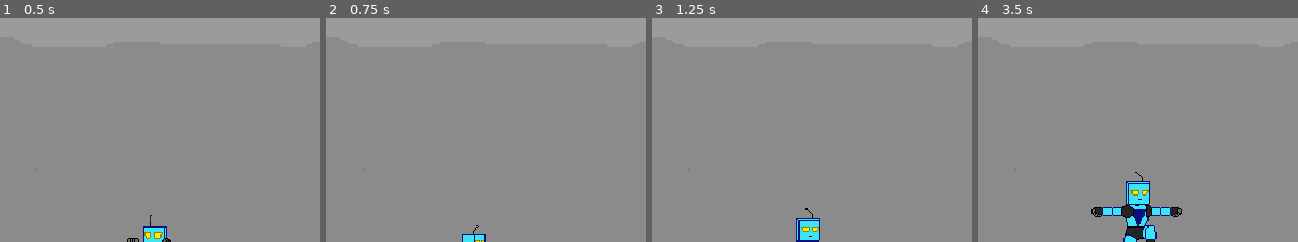
Above: before the commit, frames 1-4 (left to right).
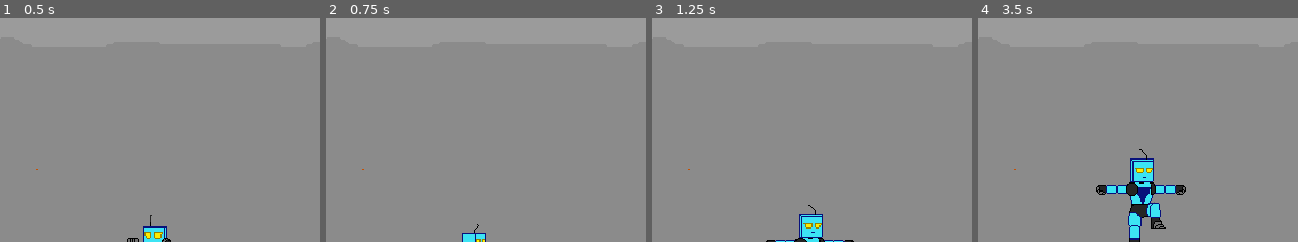
Above: after the commit, the same moments.

Repository: garethdavisrogers/RobotQuest-Depracated-
Game: Godot game, scene res://Game.tscn
Two runs of this game, one before a commit and one after it. Both use one fixed random seed, a clock stepped at 60 frames per second and the inputs below.
Inputs:
- Up to frame 1 (0.5 s): no input
- Up to frame 2 (0.75 s): tap Enter at 0.5 s; hold D (move_right) from 0.53 s (still down); tap Space (jump) at 0.6 s
- Up to frame 3 (1.25 s): keep holding D (move_right); tap Space (jump) at 0.77, 1.07 s
- Up to frame 4 (3.5 s): release D (move_right) at 1.28 s; hold S (move_down) 1.28-2.03 s; tap Shift (block) at 1.35 s; tap Space (jump) at 1.52, 1.55, 1.82, 2.3, 2.85, 3.02, 3.32 s; hold D (move_right) 2.03-2.78 s; tap K (lite_attack) at 2.1 s; hold W (move_up) from 2.78 s (still down)
The pictures show only the part of the screen within x 7-57%, y 50-100%; the shares and areas given below are measured in that part.

Frame 1 is identical in both runs. In frame 2, 0.1% of the frame differs, in the area x 42-50%, y 91-100%; in frame 3, 0.9%; in frame 4, 4.4%, in the area x 35-65%, y 58-100%.

Commit message:
Jump is near perfect!

Diff:
--- a/Game.tscn
+++ b/Game.tscn
@@ -17,7 +17,6 @@
 
 [node name="Player" parent="YSort/Player1" instance=ExtResource( 2 )]
 position = Vector2( 173.529, 351.688 )
-health = 200
 
 [node name="Enforcer1" type="Node2D" parent="YSort"]
 
--- a/Player.gd
+++ b/Player.gd
@@ -89,7 +89,7 @@
 func state_descend():
 	movement_loop()
 	movedir.y = 1
-	if position.y <= shadow:
+	if shadow != null and position.y <= shadow:
 		anim_switch('descend')
 	else:
 		state_machine('default')
@@ -110,7 +110,8 @@
 	var DOWN = Input.is_action_pressed('move_down')
 
 	movedir.x = -int(LEFT) + int(RIGHT)
-	movedir.y = -int(UP) + int(DOWN)
+	if state != 'jump':
+		movedir.y = -int(UP) + int(DOWN)
 
 
 func _on_ComboTimer_timeout():
--- a/Player.tscn
+++ b/Player.tscn
@@ -2062,7 +2062,9 @@
 [node name="Player" instance=ExtResource( 1 )]
 script = ExtResource( 2 )
 speed = 50
-max_speed = 250
+max_speed = 200
+acceleration = 3
+health = 200
 TYPE = "PLAYER"
 
 [node name="Sprite" type="Sprite" parent="." index="0"]
